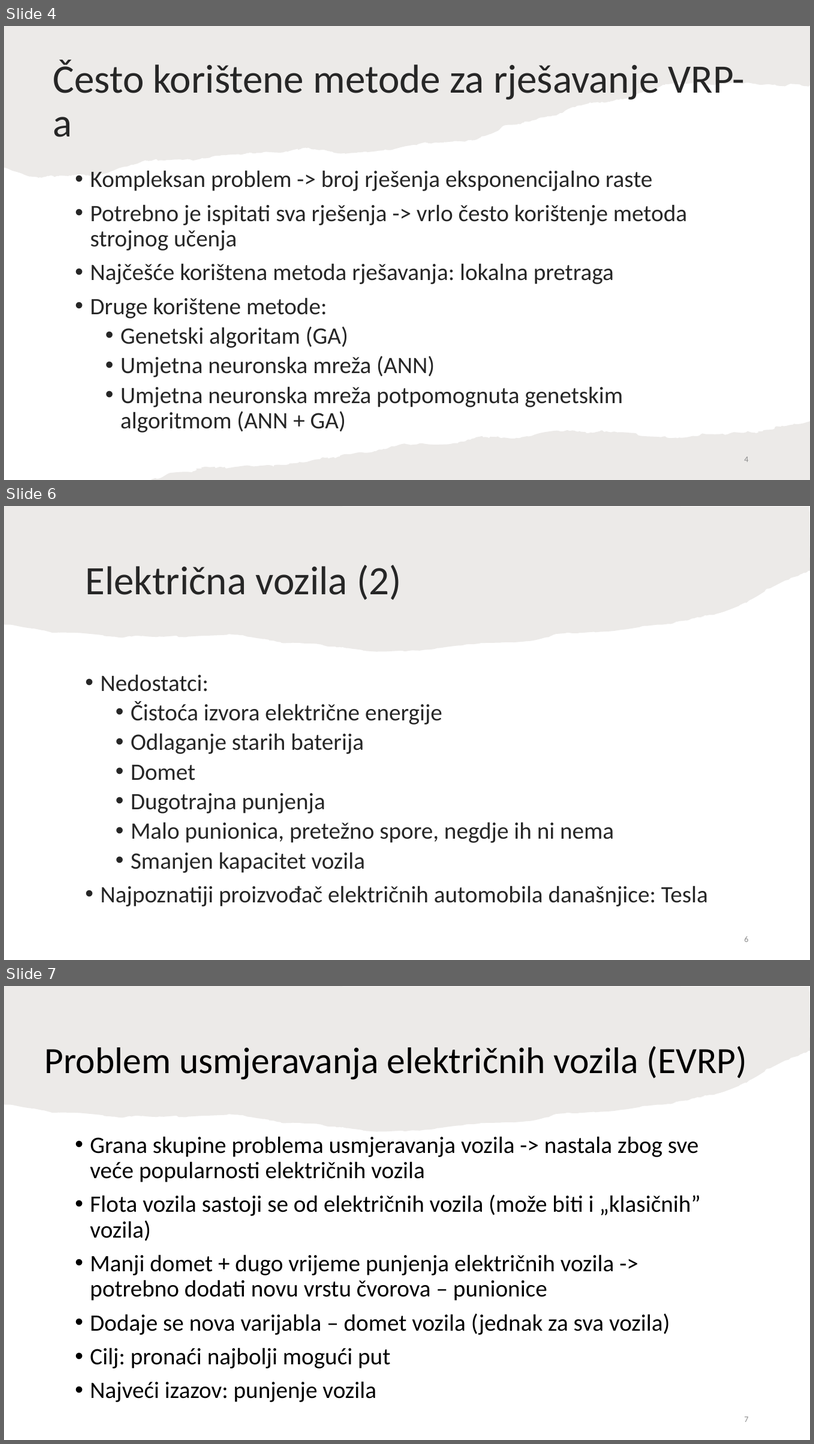
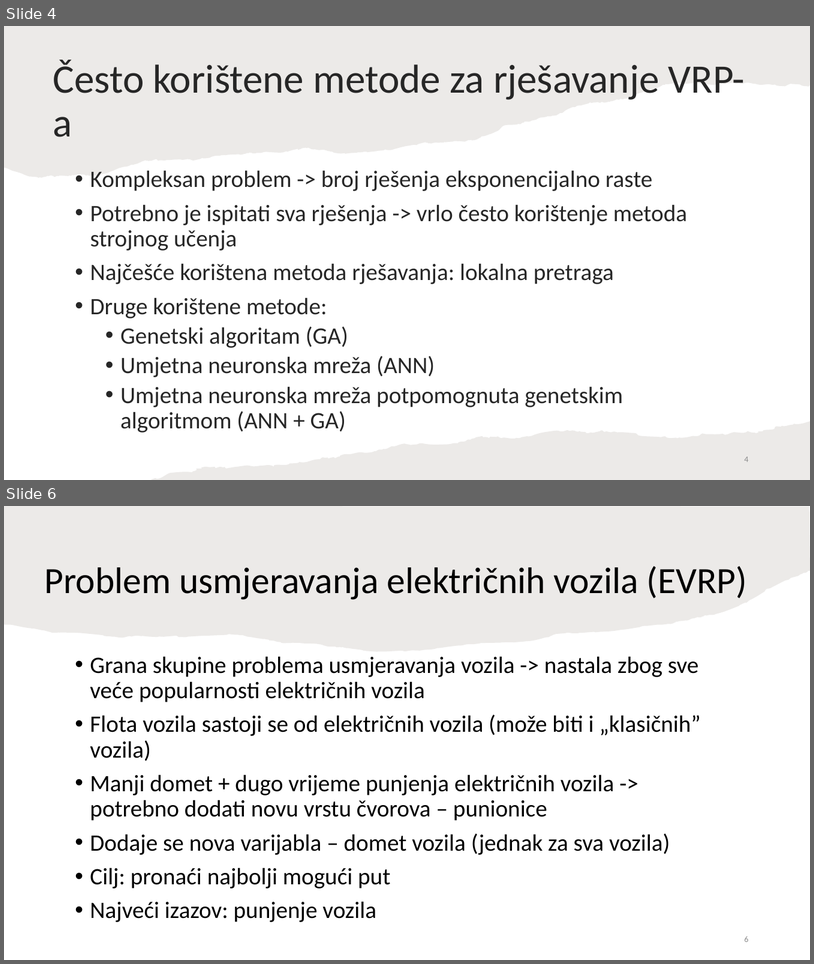
Before and after one commit to TinJukic/Seminar-2, a slide deck: Rješavanje problema usmjeravanja električnih vozila - Tin Jukić.pptx. Shown one above the other, each under a label of ours: slides 4, 6 and 7 before the commit, slides 4 and 6 after it; the slides between them are not shown. The pictures are 814x1444 and 814x964 pixels, drawn with LibreOffice and Linux fonts; fonts in the diff are those of the drawing. Boxes give left, top, right and bottom in pixels: in the first picture for what was removed or moved away, otherwise in the second. Text is boxed around its words. In the diff, an @@ line names an element or a change of style, - is before the commit and + after.

```diff
--- a/Rješavanje problema usmjeravanja električnih vozila - Tin Jukić.pptx
+++ b/Rješavanje problema usmjeravanja električnih vozila - Tin Jukić.pptx
@@ slide 6 removed at box(4, 506, 810, 960), background #FFFFFF @@
@@ freeform shape removed at box(4, 506, 810, 652) @@
@@ title removed at box(85, 565, 402, 600) @@
-Električna vozila (2)
@@ text removed at box(101, 674, 708, 906) @@
-• Nedostatci:
-  • Čistoća izvora električne energije
-  • Odlaganje starih baterija
-  • Domet
-  • Dugotrajna punjenja
-  • Malo punionica, pretežno spore, negdje ih ni nema
-  • Smanjen kapacitet vozila
-• Najpoznatiji proizvođač električnih automobila današnjice: Tesla
@@ page number removed at box(744, 936, 749, 942) @@
-6
@@ what was slide 7 is now slide 6 @@
@@ page number at box(744, 936, 749, 942): text changed @@
-7
+6
```
Also in this commit, not shown: 3 slides changed.
